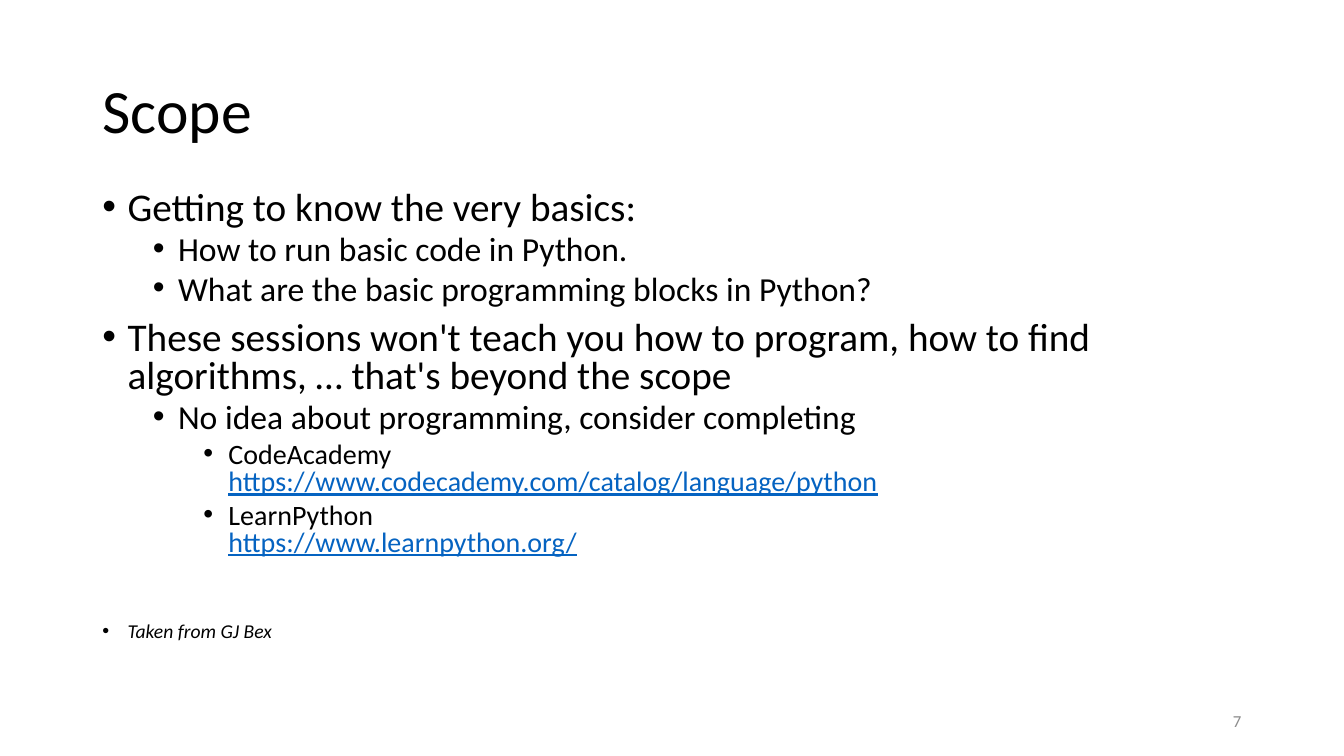
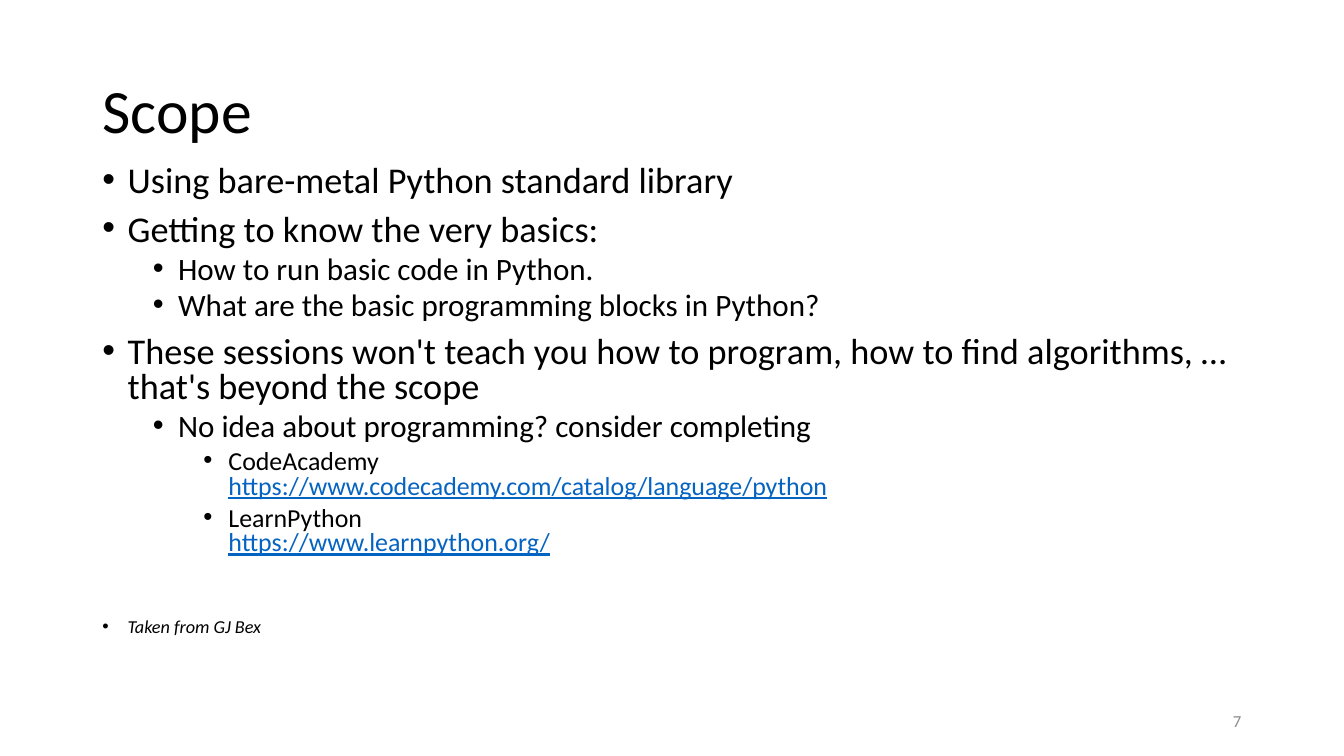
Before and after one commit to moravveji/python_intro_training, a slide deck: slide 7 of slides-pptx/01-Python_intro_overview.pptx. Drawn at 1344x756 pixels with LibreOffice and Linux fonts; fonts in the diff are those of the drawing. Boxes give left, top, right and bottom in pixels: in the first picture for what was removed or moved away, otherwise in the second. Text is boxed around its words. In the diff, an @@ line names an element or a change of style, - is before the commit and + after.

```diff
--- a/slides-pptx/01-Python_intro_overview.pptx
+++ b/slides-pptx/01-Python_intro_overview.pptx
@@ text "Using bare-metal Python standard library" moved from (x1=128, y1=193, x2=1090, y2=641) to (x1=128, y1=167, x2=1193, y2=635) @@
@@ text at (x1=128, y1=167, x2=733, y2=200): paragraph added @@
+• Using bare-metal Python standard library
@@ text at (x1=128, y1=216, x2=1193, y2=635): size 28 to 25.9 pt in "Getting to know the very basics:", "These sessions won't teach you how to ..."; size 24 to 22.2 pt in "How to run basic code in Python.", "What are the basic programming blocks in ..."; size 20 to 18.5 pt in "CodeAcademy https://www.codecademy.com/catalog/language/pyth ...", "LearnPython https://www.learnpython.org/"; size 14 to 12.9 pt in "Taken from GJ Bex" @@
@@ text at (x1=178, y1=415, x2=811, y2=443): text changed; size 24 to 22.2 pt @@
-  • No idea about programming, consider completing
+  • No idea about programming? consider completing
```
Also in this commit, not shown: 12 other slides changed, 1 slide added, 14 other files.
